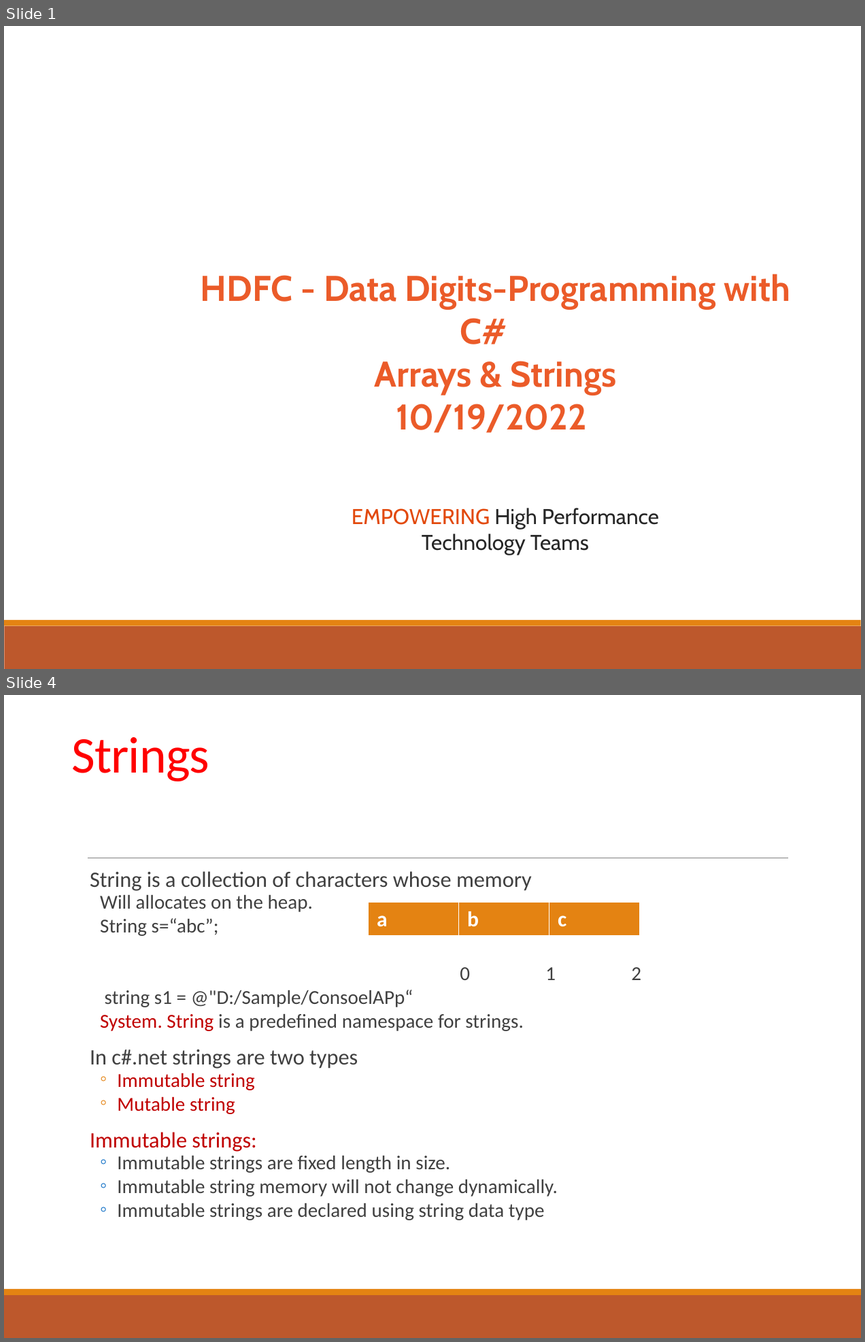
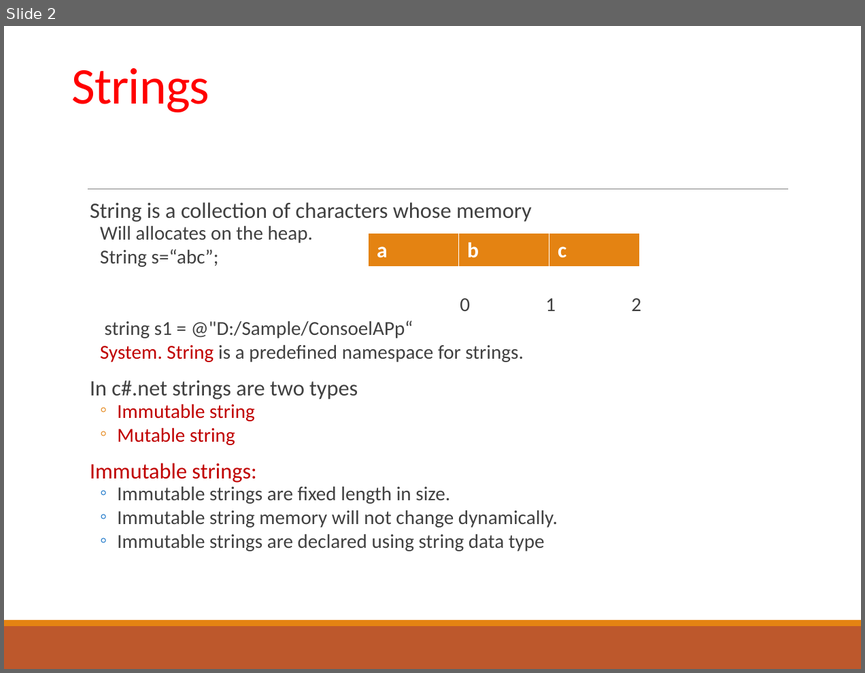
Before and after one commit to sandotnet/Iprime-batch1, a slide deck: C#/Day2/PPT/strings.pptx. Shown one above the other, each under a label of ours: slides 1 and 4 before the commit, slide 2 after it; the slides between them are not shown. The pictures are 865x1342 and 865x673 pixels, drawn with LibreOffice and Linux fonts; fonts in the diff are those of the drawing. Boxes give left, top, right and bottom in pixels: in the first picture for what was removed or moved away, otherwise in the second. Text is boxed around its words. In the diff, an @@ line names an element or a change of style, - is before the commit and + after.

```diff
--- a/C#/Day2/PPT/strings.pptx
+++ b/C#/Day2/PPT/strings.pptx
@@ slide 1 removed at (4, 26, 861, 669), background #FFFFFF; not listed: 2 template elements that a slide beside it also shows @@
@@ text removed at (201, 274, 791, 433) @@
-HDFC - Data Digits-Programming with C#
-Arrays & Strings
-10/19/2022
@@ text removed at (351, 507, 659, 554) @@
-EMPOWERING High Performance Technology Teams
@@ what was slide 4 is now slide 2 @@
```
Also in this commit, not shown: 1 slide changed, 1 other slide removed.
